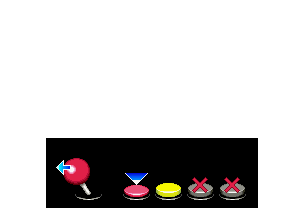
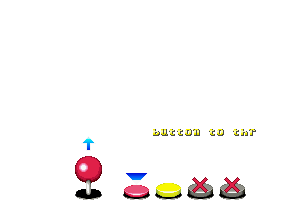
Two versions of the same layered image (304px x 224px). Layer-by-layer changes:
showed "wjammers019" over [75, 129, 256, 200]
hid "wjammers017", painted on it over [46, 138, 258, 208]
